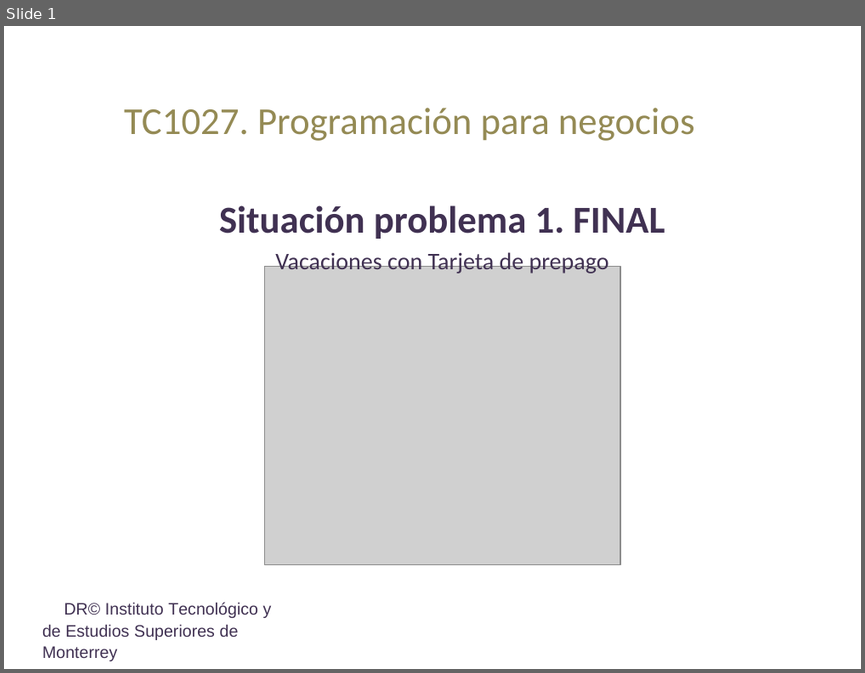
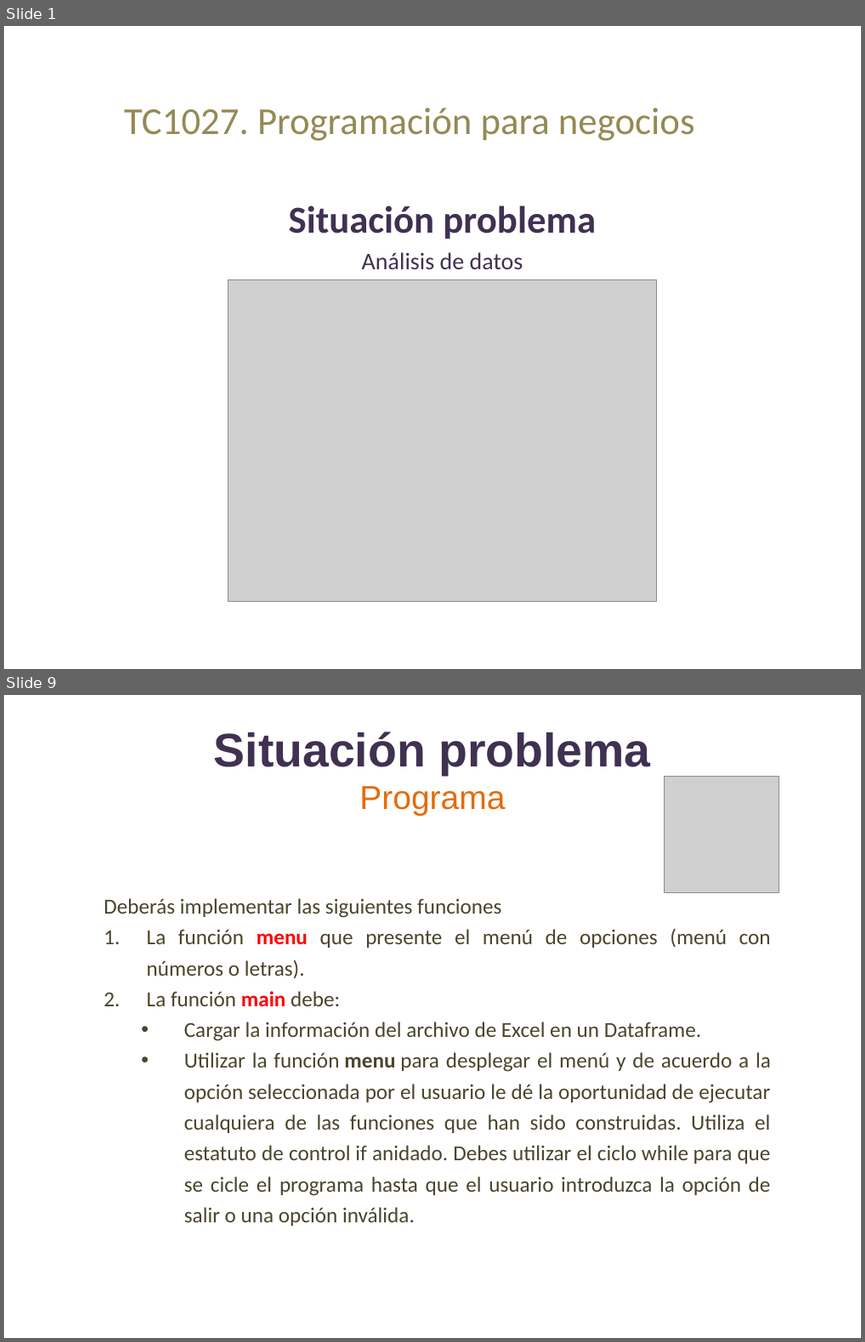
Before and after one commit to lizetheP/Programacion, a slide deck: CalendarioAgo2022/proyecto/SITUACION_PROBLEMA.pptx. Shown one above the other, each under a label of ours: slide 1 before the commit, slides 1 and 9 after it; the slides between them are not shown. The pictures are 865x673 and 865x1342 pixels, drawn with LibreOffice and Linux fonts; fonts in the diff are those of the drawing; grey boxes stand for pictures. Boxes give left, top, right and bottom in pixels: in the first picture for what was removed or moved away, otherwise in the second. Text is boxed around its words. In the diff, an @@ line names an element or a change of style, - is before the commit and + after.

```diff
--- a/CalendarioAgo2022/proyecto/SITUACION_PROBLEMA.pptx
+++ b/CalendarioAgo2022/proyecto/SITUACION_PROBLEMA.pptx
@@ slide 9 added at [4,695,861,1338], background #FFFFFF @@
@@ title added at [214,732,650,816], 39.6 pt, text #403152, bold @@
+Situación problema
+Programa
@@ picture added at [664,777,779,893] @@
@@ text added at [103,898,771,1225], 18 pt, text #4A452A @@
+  Deberás implementar las siguientes funciones
+  1. La función menu que presente el menú de opciones (menú con números o letras).
+  2. La función main debe:
+    • Cargar la información del archivo de Excel en un Dataframe.
+    • Utilizar la función menu para desplegar el menú y de acuerdo a la opción seleccionada por el usuario le dé la oportunidad de ejecutar cualquiera de las funciones que han sido construidas. Utiliza el estatuto de control if anidado. Debes utilizar el ciclo while para que se cicle el programa hasta que el usuario introduzca la opción de salir o una opción inválida.
@@ slide 1 changed as well @@
@@ subtitle at [289,205,596,269]: text changed; size 20 to 32 pt; bold on @@
-Situación problema 1. FINAL
-Vacaciones con Tarjeta de prepago
+Situación problema
+Análisis de datos
@@ picture: place and size @@
-picture at [264,267,621,565]
+picture at [228,279,657,601]
@@ text removed at [42,601,272,661] @@
-DR© Instituto Tecnológico y de Estudios Superiores de Monterrey
```
Also in this commit, not shown: 2 other slides changed, 14 other slides added, 7 slides removed, 5 other files.
